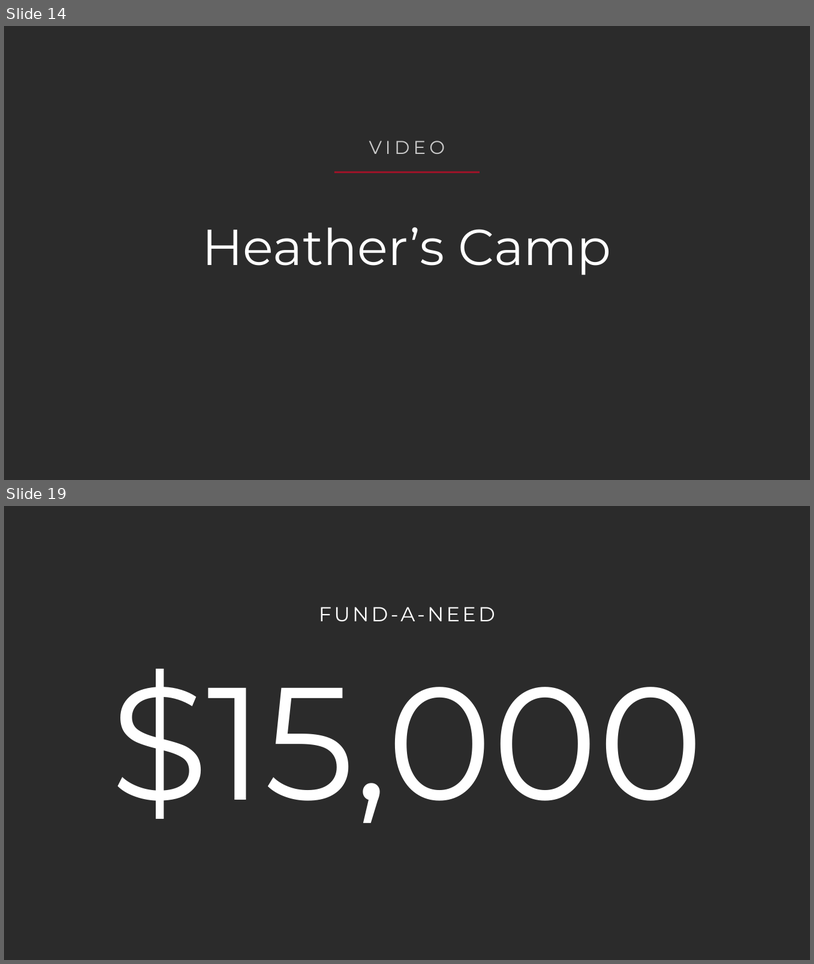
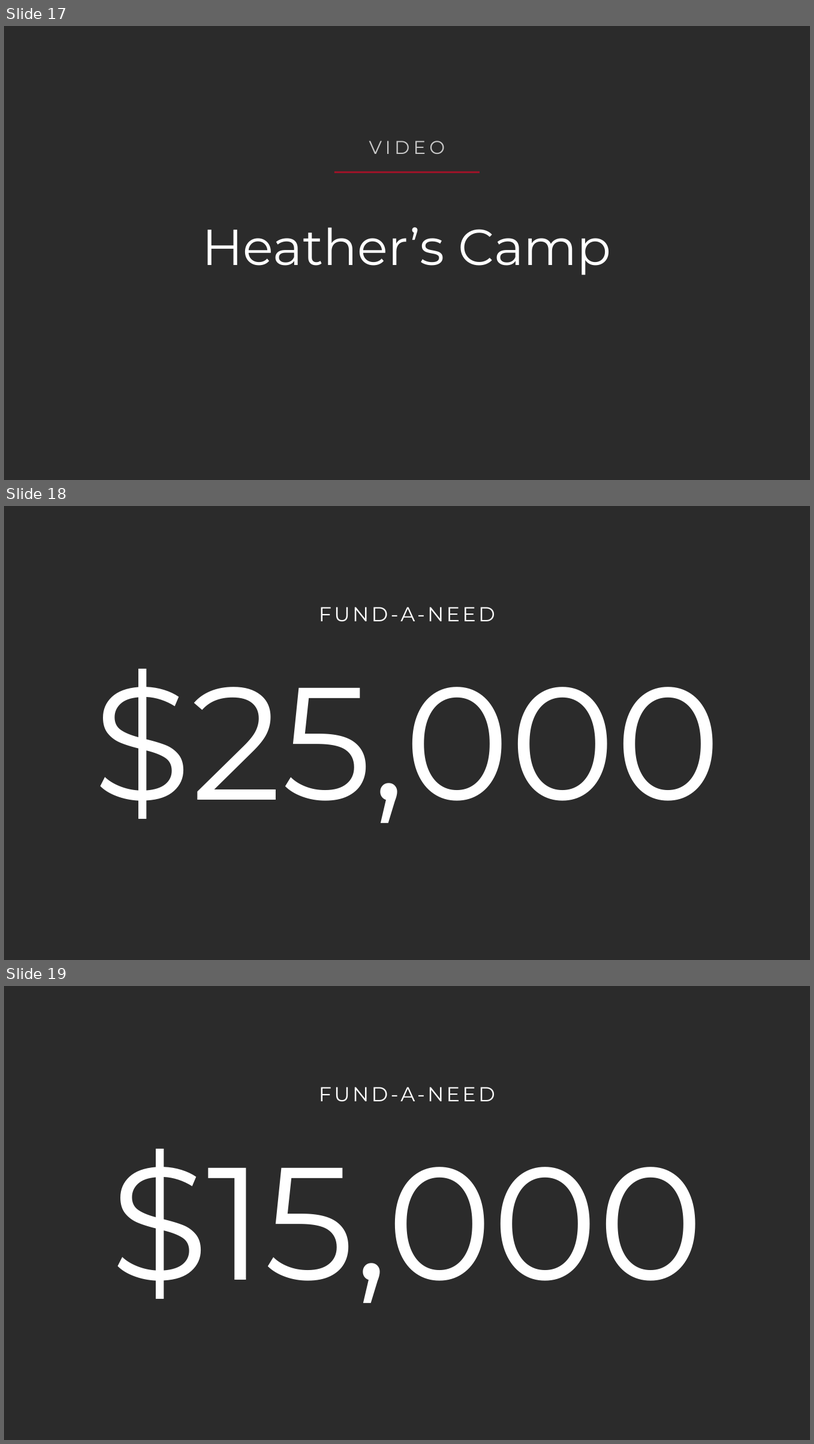
Before and after one commit to LauraRestum/gala_asset_dashboard, a slide deck: assets/2026-gala-program-presentation.pptx. Shown one above the other, each under a label of ours: slides 14 and 19 before the commit, slides 17, 18 and 19 after it; the slides between them are not shown. The pictures are 814x964 and 814x1444 pixels, drawn with LibreOffice and Linux fonts; fonts in the diff are those of the drawing; background and template pictures are left out; a plain dark background stands for a picture behind light text. Boxes give left, top, right and bottom in pixels: in the first picture for what was removed or moved away, otherwise in the second. Text is boxed around its words. In the diff, an @@ line names an element or a change of style, - is before the commit and + after.

```diff
--- a/assets/2026-gala-program-presentation.pptx
+++ b/assets/2026-gala-program-presentation.pptx
@@ slide 18 added at [4,506,810,960], background picture (left out) @@
@@ text added at [319,607,495,621], 24 pt, text #FFFFFF @@
+FUND-A-NEED
@@ text added at [93,669,722,823], 190 pt, text #FFFFFF @@
+$25,000
@@ what was slide 14 is now slide 17 @@
```
Also in this commit, not shown: 6 slides changed, 4 other slides added, 2 slides removed, 34 other files.
